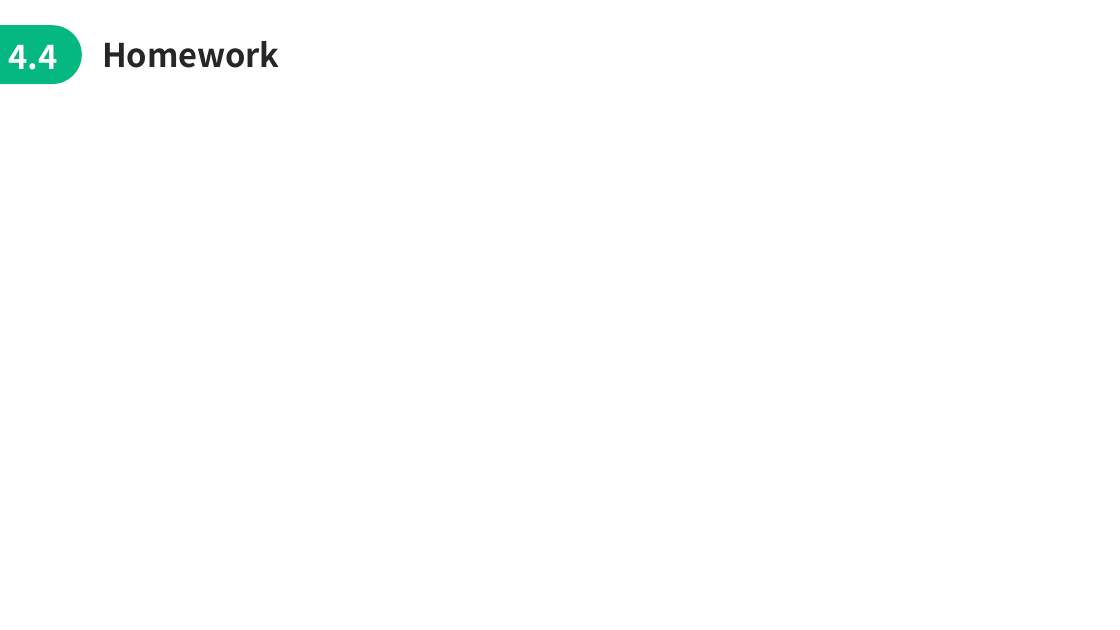
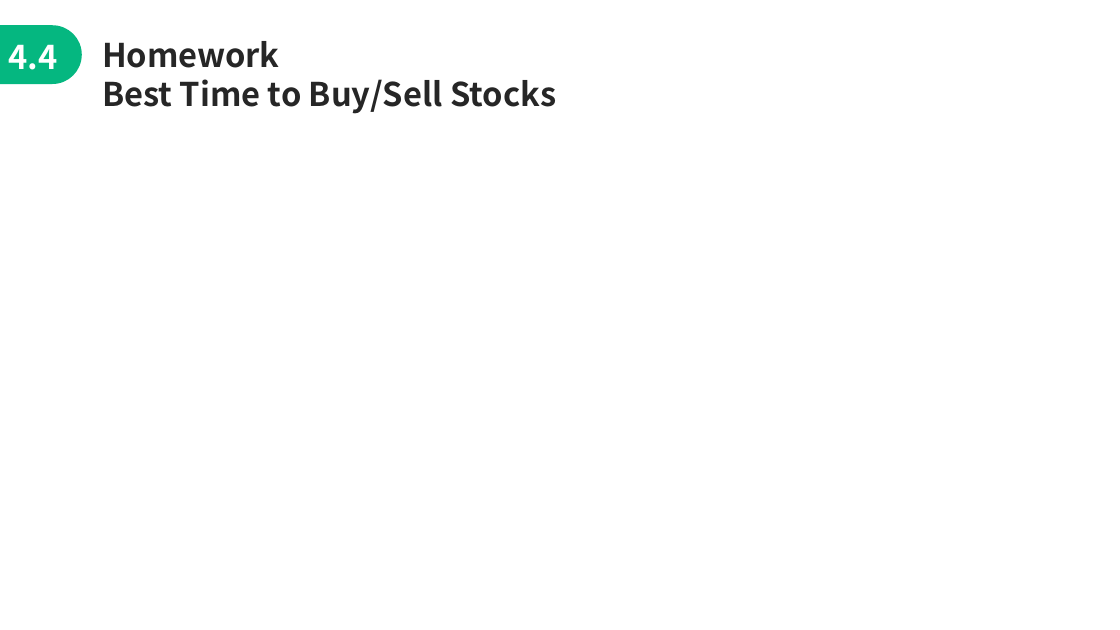
Before and after one commit to jimmyyih518/DSA2022Fall, a slide deck: slide 15 of week5/week5_slides.pptx. Drawn at 1120x630 pixels with LibreOffice and Linux fonts; fonts in the diff are those of the drawing. Boxes give left, top, right and bottom in pixels: in the first picture for what was removed or moved away, otherwise in the second. Text is boxed around its words. In the diff, an @@ line names an element or a change of style, - is before the commit and + after.

```diff
--- a/week5/week5_slides.pptx
+++ b/week5/week5_slides.pptx
@@ text at bbox=[102, 79, 556, 114]: paragraph added @@
+Best Time to Buy/Sell Stocks
```
Also in this commit, not shown: 8 other slides changed, 1 slide added, 1 slide removed, 2 other files.
